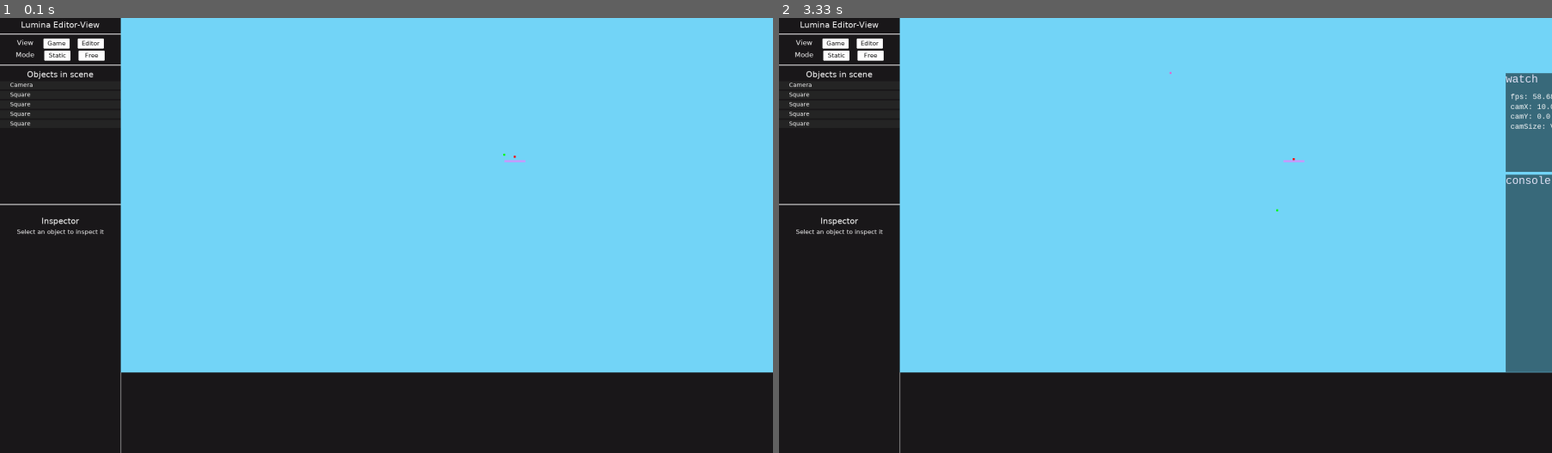
Above: before the commit, frames 1-2 (left to right).
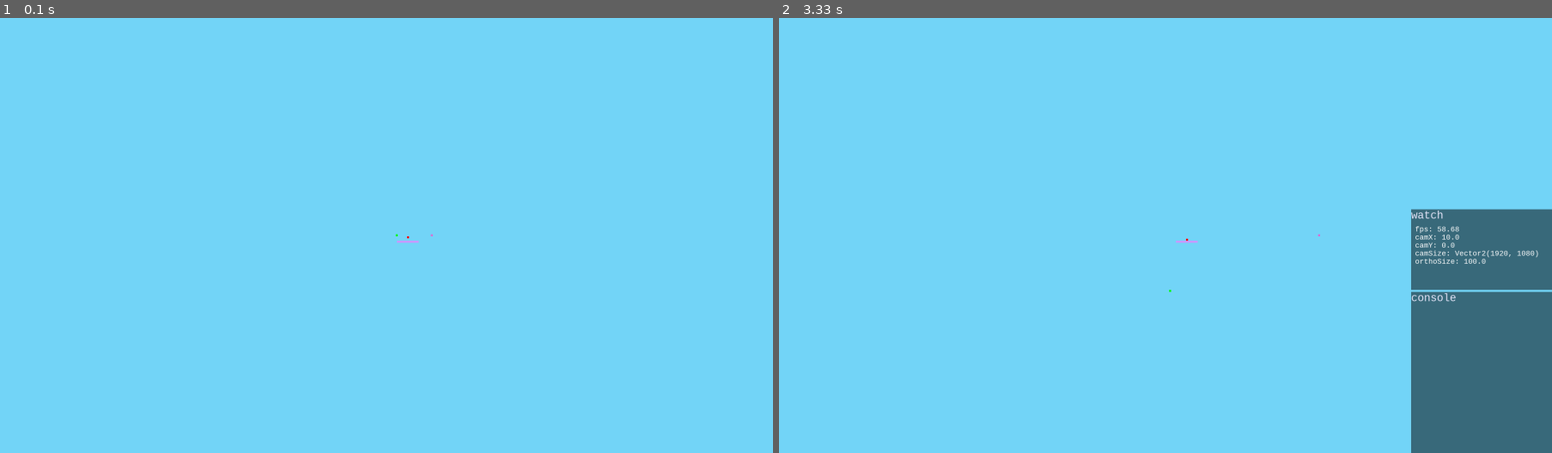
Above: after the commit, the same moments.

Repository: AchoDev/Lumina-Engine
Game: pygame game, started from test2.py
Same seed, same stepped clock (60 frames per second), same inputs: the game is played once before the commit and once after it.
Inputs (mouse positions are in pixels of both pictures, inside the frame that each line leads up to):
- Up to frame 1 (0.1 s): no input
- Up to frame 2 (3.33 s): tap 0 at 0.33, 1.65, 3.05 s; hold Right 0.67-1.13 s; move the mouse to (1412, 222) at 0.7 s; hold Up 1.17-1.47 s; move the mouse to (979, 239) at 1.2 s; hold Right 1.5-1.97 s; move the mouse to (925, 170) at 1.53 s; hold Left 2-2.53 s; move the mouse to (1281, 83) at 2.03 s; click (964, 74) at 2.62 s; hold Down 2.9-3.2 s; move the mouse to (1180, 87) at 2.93 s; hold Left from 3.23 s (still down); move the mouse to (887, 222) at 3.27 s

The runs differ from the first frame. In frame 1, 31% of the frame differs, in the area x 0-100%, y 0-100%; in frame 2, 38%.

Commit message:
working on fixing screen to world pos

Diff:
--- a/cls/Camera.py
+++ b/cls/Camera.py
@@ -8,16 +8,23 @@
         super().__init__(xPos, yPos, width, height)
         self.orthographic_size = 100
         self.name = 'Camera'
+        self.window_position: Vector2 = Vector2(0, 0)
+
 
 
     def change_ortho(self, value):
         self.orthographic_size = value
 
-    def window_to_world_position(self, pos) -> Vector2:
+    def window_to_world_position(self, pos: Vector2) -> Vector2:
+        pixel_per_meter = self.transform.height / (self.orthographic_size * 2)
 
-        winPosX = ((pos.x - self.transform.width / 2) / self.transform.width) * self.orthographic_size - self.transform.x
+        winPosX = pos.x / pixel_per_meter + self.transform.x
+        print(pos.x / pixel_per_meter, self.transform.x)
 
-        ratio = self.transform.width / (self.transform.height / (self.orthographic_size * 2))
-        winPosY = ((pos.y - self.transform.height / 2) / self.transform.height) * ratio - self.transform.y
+        # winPosX = ((pos.x - self.transform.width / 2) / self.transform.width) * self.orthographic_size - self.transform.x
 
-        return Vector2(winPosX, winPosY)
+        # ratio = self.transform.width / (self.transform.height / (self.orthographic_size * 2))
+        # winPosY = ((pos.y - self.transform.height / 2) / self.transform.height) * ratio - self.transform.y
+
+
+        return Vector2(winPosX, 0)
--- a/cls/Window.py
+++ b/cls/Window.py
@@ -5,6 +5,7 @@
 from .Square import Square
 from . import Colors
 from .Text import Text
+from .Camera import Camera
 
 sys.path.append("..")
 
@@ -36,7 +37,7 @@
 
         window_ratio.change(self.width / self.canvas_size[0])
 
-        self.toggle_editor_view()
+        # self.toggle_editor_view()
 
         self.__resize_editor_x = False
         self.__resize_inspector_y = False
@@ -127,8 +128,8 @@
         x_res = pos[0]
         y_res = pos[1]
         if(self.editor_view):
-            x_res /= self.width / self._width
-            y_res /= self.height / self._height
+            # x_res /= self.width / self._width
+            # y_res /= self.height / self._height
 
             x_res -= self.__editor_x
             y_res -= self.__editor_y
@@ -140,7 +141,7 @@
             # self.win.blit(object.get_body(), (object.x, object.y))
             self.draw_one(object, camera)
 
-    def draw_one(self, obj, camera):
+    def draw_one(self, obj, camera: Camera):
         if(obj == camera): return
 
         self.current_camera = camera
@@ -198,17 +199,17 @@
 
         if(self.editor_view):
 
-            xRatio = self._width / self.width
-            yRatio = self._height / self.height
-
-            new_tr.x *= xRatio
-            new_tr.y *= yRatio
+            # xRatio = self._width / self.width
+            # yRatio = self._height / self.height
+
+            # new_tr.x *= xRatio
+            # new_tr.y *= yRatio
 
             new_tr.x += self.__editor_x
             new_tr.y -= self.__editor_y
 
-            new_tr.width *= xRatio
-            new_tr.height *= yRatio
+            # new_tr.width *= xRatio
+            # new_tr.height *= yRatio
 
 
         return new_tr
--- a/test2.py
+++ b/test2.py
@@ -28,6 +28,7 @@
 console.watch(lambda: scene.camera.transform.get_position().x, 'camX')
 console.watch(lambda: scene.camera.transform.get_position().y, 'camY')
 console.watch(lambda: scene.camera.transform.get_size(), 'camSize')
+console.watch(lambda: scene.camera.orthographic_size, 'orthoSize')
 
 scene.add_event(KeyEvent('h', lambda: console.log('hello achodev.me!')))
 
